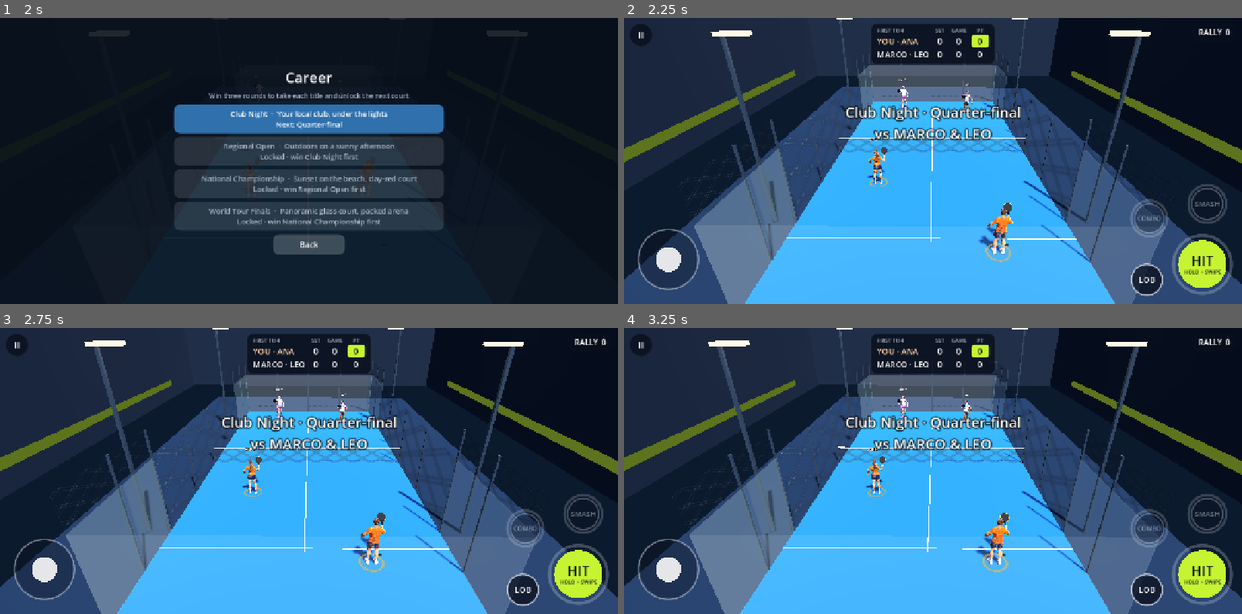
Above: before the commit, frames 1-4 (two rows, left to right).
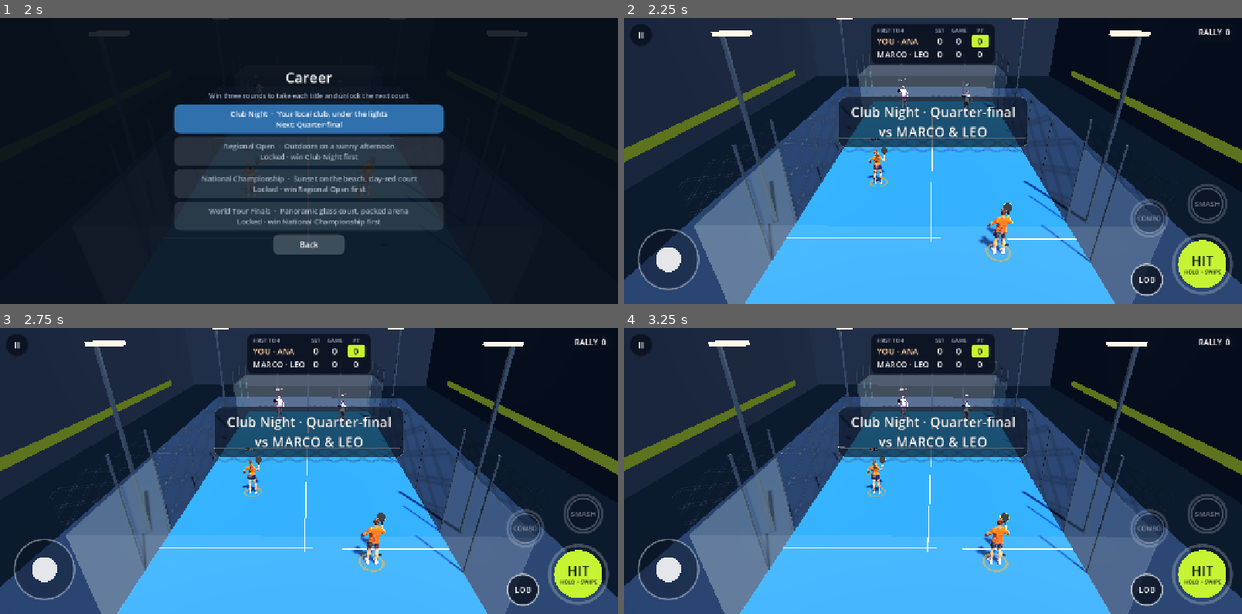
Above: after the commit, the same moments.

Repository: dtanner2000/Padel
Game: Godot game, scene res://scenes/main.tscn
Same seed, same stepped clock (60 frames per second), same inputs: the game is played once before the commit and once after it.
Inputs (mouse positions are in pixels of both pictures, inside the frame that each line leads up to):
- Up to frame 1 (2 s): click "AI: Normal" at 0.5 s; click "Career Club Night · Quarter-f…" at 1.25 s
- Up to frame 2 (2.25 s): click "Club Night · Your local club,…" at 2 s
- Up to frame 3 (2.75 s): no input
- Up to frame 4 (3.25 s): tap Enter at 2.75 s; move the mouse to (1068, 456) at 2.77 s; hold D (move_right) from 2.78 s (still down); hold Space (hit) from 2.78 s (still down); click (1068, 456) at 2.92 s

Frame 1 is identical in both runs. In frame 2, 5.0% of the frame differs, in the area x 34-66%, y 27-46%; in frame 3, 5.0%; in frame 4, 5.0%.

Commit message:
Daily goal sits lower; first ball waits for the instructions (tap HIT to start sooner); boxed messages
Co-Authored-By: Claude Opus 5.5 <noreply@anthropic.com>
Claude-Session: https://claude.ai/code/session_012rJadNnaHgDcJV1Qp7b69k

Diff:
--- a/scripts/hud.gd
+++ b/scripts/hud.gd
@@ -132,10 +132,21 @@
 	_wind_label.visible = false
 	safe.add_child(_wind_label)
 
-	_message = _label("", 30, Color.WHITE)
+	_message = _label("", 28, Color.WHITE)
 	_message.horizontal_alignment = HORIZONTAL_ALIGNMENT_CENTER
-	_message.add_theme_constant_override("outline_size", 10)
-	_message.add_theme_color_override("font_outline_color", Color(0, 0, 0, 0.75))
+	_message.add_theme_constant_override("outline_size", 4)
+	_message.add_theme_color_override("font_outline_color", Color(0, 0, 0, 0.5))
+	_message.add_theme_constant_override("line_spacing", 2)
+	var box := StyleBoxFlat.new()            # a soft dark panel behind the text
+	box.bg_color = Color(0.03, 0.06, 0.11, 0.62)
+	box.set_corner_radius_all(16)
+	box.border_color = Color(1, 1, 1, 0.08)
+	box.set_border_width_all(1)
+	box.content_margin_left = 26
+	box.content_margin_right = 26
+	box.content_margin_top = 12
+	box.content_margin_bottom = 14
+	_message.add_theme_stylebox_override("normal", box)
 	safe.add_child(_message)
 	_callout = _pill_label("", 15, INK, Color.WHITE)
 	safe.add_child(_callout)
@@ -215,7 +226,7 @@
 	_msg_t -= delta
 	_callout_t -= delta
 	_flash_t -= delta
-	_message.visible = _msg_t > 0.0
+	_message.visible = _msg_t > 0.0 and _message.text != ""
 	_callout.visible = _callout_t > 0.0
 	_flash.visible = _flash_t > 0.0
 
--- a/scripts/main.gd
+++ b/scripts/main.gd
@@ -1005,7 +1005,7 @@
 		"pattern": patterns[ch_rng.randi() % patterns.size()],
 		"speed": ch_rng.randf_range(0.55, 0.95),
 		"phase": ch_rng.randf_range(0.0, TAU),
-		"height": ch_rng.randf_range(1.0, 1.4),
+		"height": ch_rng.randf_range(0.7, 1.0),   # low on the glass: a ball off the bounce rises into it
 	}
 	ch_goals = 0
 	ch_lives = 3
@@ -1720,7 +1720,7 @@
 			target_marker.position = Vector3(target_sign * 2.6, 0.02, -7.4)
 		_snap_positions()
 		last_hitter_team = 1
-		state_timer = 2.2 if feeds == 0 else 1.0
+		state_timer = 4.4 if feeds == 0 else 1.0   # first ball waits for the instructions to clear
 		if drill_id == "mix" and feeds > 0 and feeds % 4 == 0:
 			hud.show_message(DRILL_INFO[d].name, 1.2)
 		if challenge:
@@ -2436,7 +2436,7 @@
 		await RenderingServer.frame_post_draw
 		get_viewport().get_texture().get_image().save_png(shot_path)
 		print("saved ", shot_path)
-	if shot_at > 0.0 and elapsed >= shot_at and (state == State.RALLY or net_role == "client"):
+	if shot_at > 0.0 and elapsed >= shot_at and (state == State.RALLY or net_role == "client" or practice):
 		shot_at = -1.0
 		await RenderingServer.frame_post_draw
 		get_viewport().get_texture().get_image().save_png(shot_path)
@@ -2849,6 +2849,10 @@
 		_choice_default = Callable()
 		hud.show_choices([])
 		f.call()
+		return
+	if practice and state == State.SERVE_WAIT and feeds == 0 and state_timer > 0.8:
+		hud.show_message("", 0.0)
+		state_timer = 0.8   # read it already: start now
 		return
 	if state == State.POINT_OVER and _celeb_cam >= 0 and not _celeb_match:
 		state_timer = minf(state_timer, 0.2)   # skip the celebration
